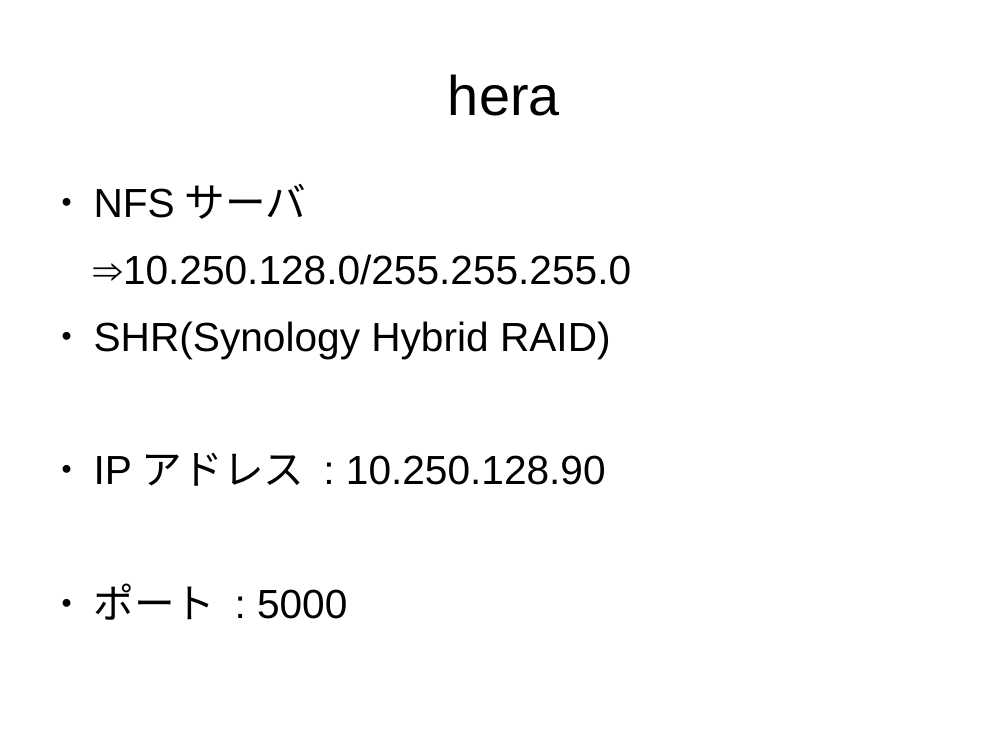
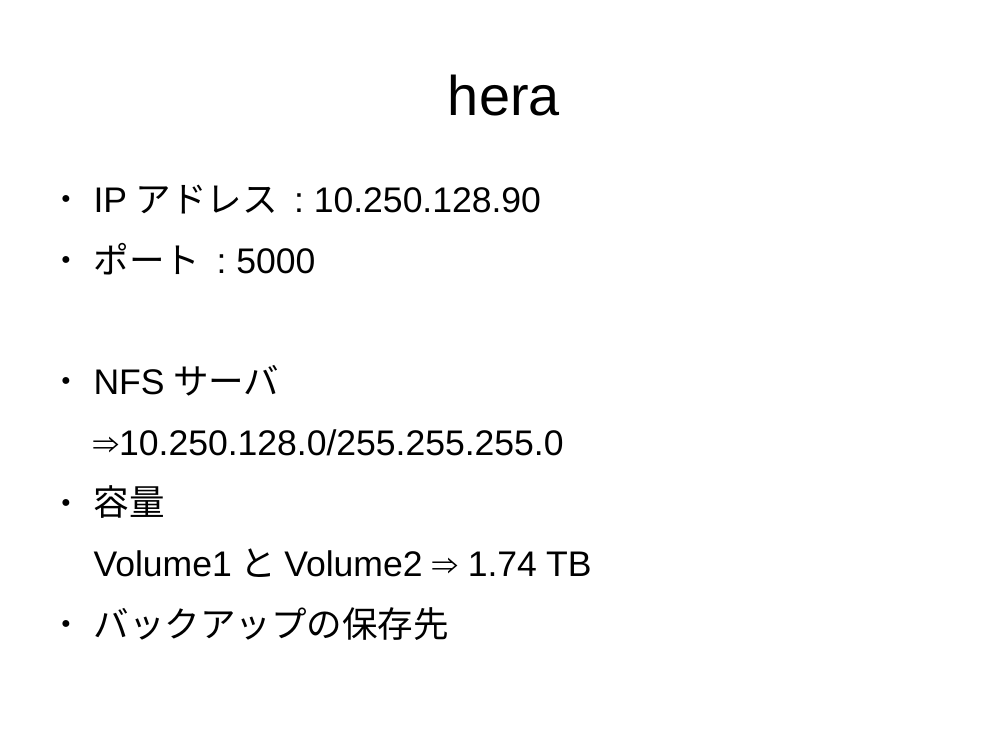
Before and after one commit to naoki709mm/BCL_presentation, a slide deck: slide 1 of okuya.odp. Drawn at 1008x756 pixels with LibreOffice and Linux fonts; fonts in the diff are those of the drawing. Boxes give left, top, right and bottom in pixels: in the first picture for what was removed or moved away, otherwise in the second. Text is boxed around its words. In the diff, an @@ line names an element or a change of style, - is before the commit and + after.

```diff
--- a/okuya.odp
+++ b/okuya.odp
@@ text at <box>94,187,541,275</box>: paragraphs added @@
+● IPアドレス : 10.250.128.90
+● ポート : 5000
@@ text at <box>119,429,563,456</box>: size 32 to 28 pt in "NFSサーバ", "⇒10.250.128.0/255.255.255.0" @@
@@ text at <box>94,485,591,640</box>: text changed; size 32 to 28 pt @@
-● SHR(Synology Hybrid RAID)
-● IPアドレス : 10.250.128.90
-● ポート : 5000
+● 容量
+Volume1とVolume2 ⇒ 1.74 TB
+● バックアップの保存先
```
Also in this commit, not shown: 3 other slides changed, 1 other file.
